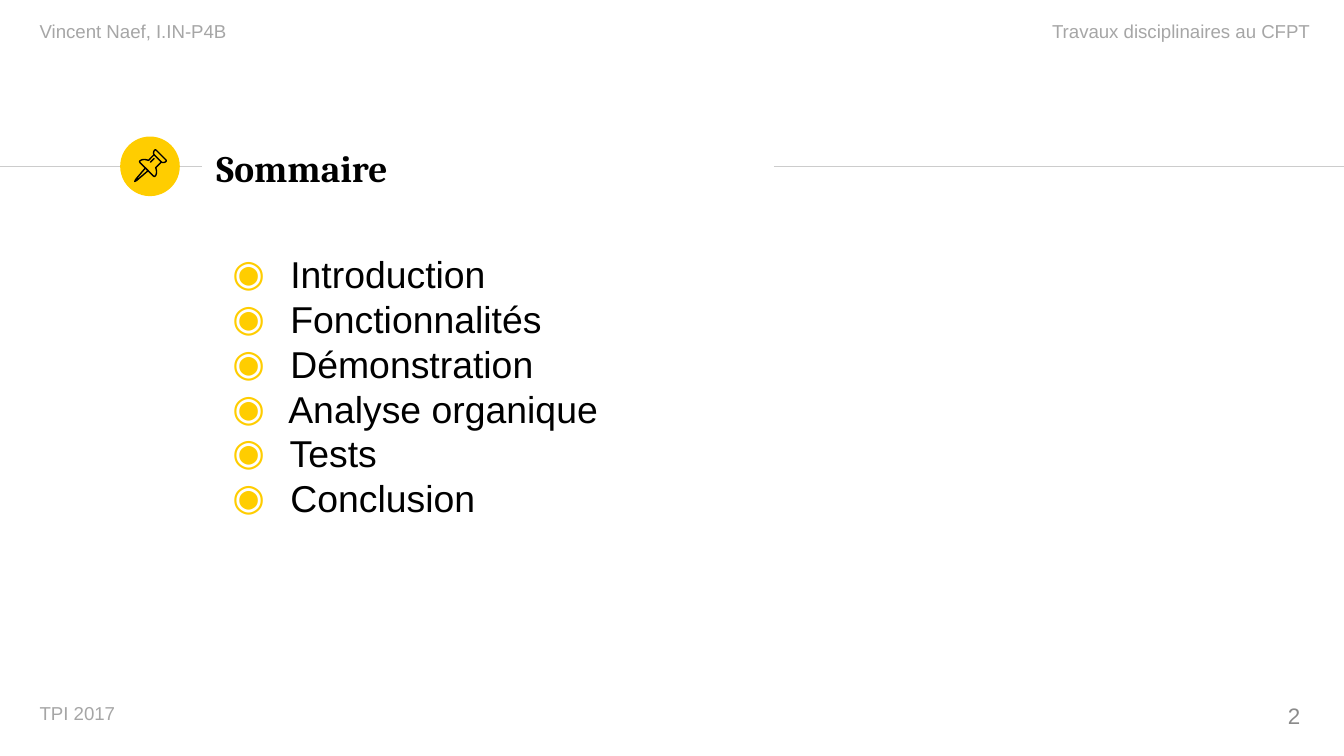
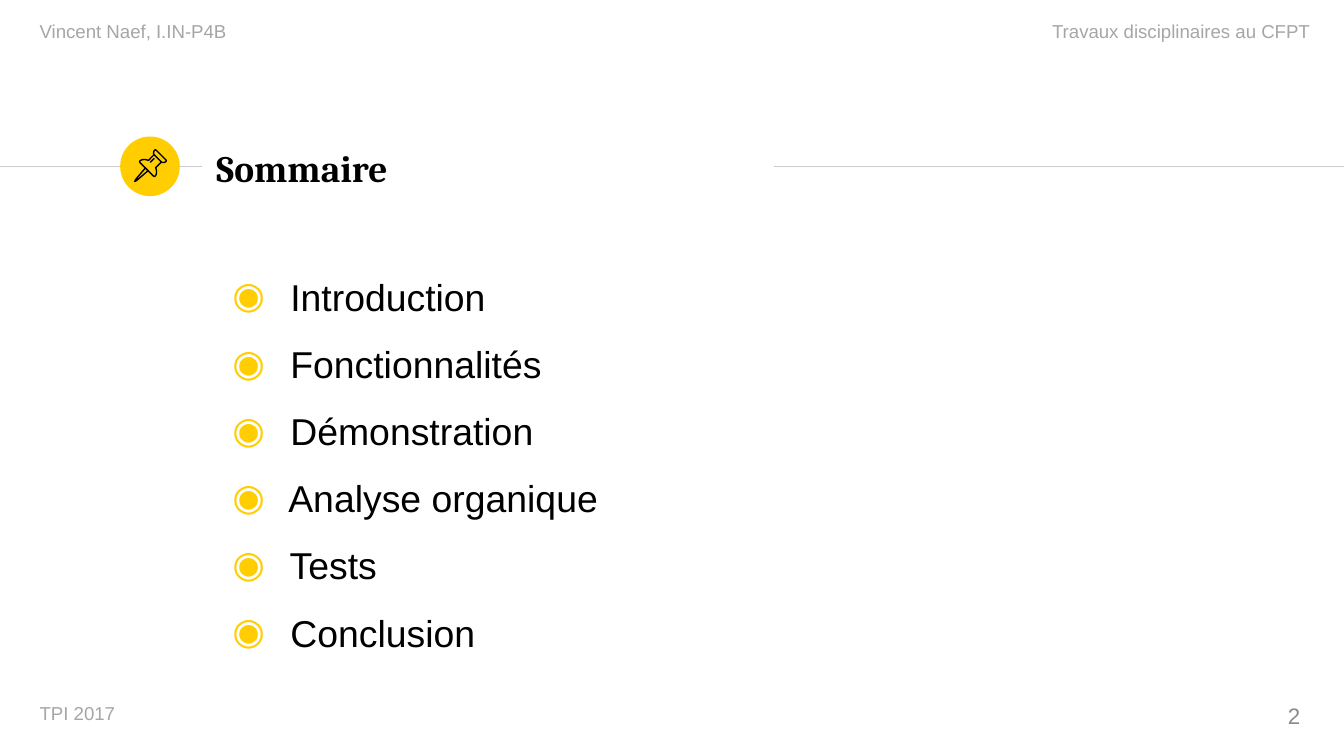
Before and after one commit to vinelo/TPI, a slide deck: slide 2 of Présentation/PresentationTPI.pptx. Drawn at 1344x756 pixels with LibreOffice and Linux fonts; fonts in the diff are those of the drawing. Boxes give left, top, right and bottom in pixels: in the first picture for what was removed or moved away, otherwise in the second. Text is boxed around its words. In the diff, an @@ line names an element or a change of style, - is before the commit and + after.

```diff
--- a/Présentation/PresentationTPI.pptx
+++ b/Présentation/PresentationTPI.pptx
@@ text "Introduction" at <box>288,284,598,648</box>: line spacing 1 to 1.5 @@
```
Also in this commit, not shown: 6 other slides changed, 3 slides added, 4 slides removed, 5 other files.
